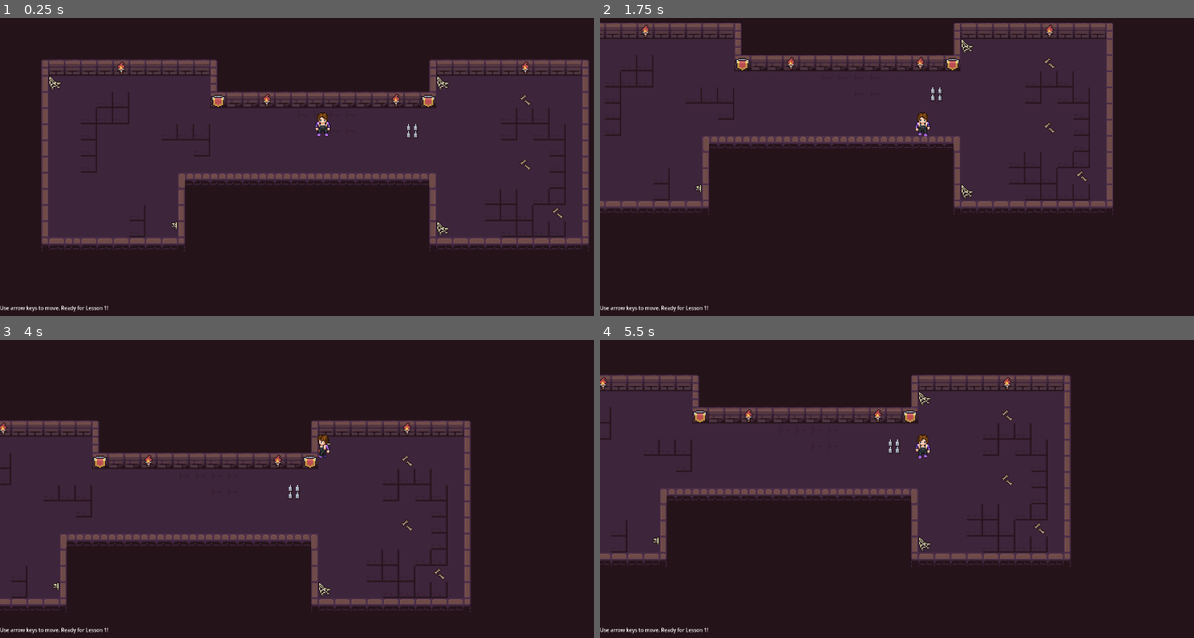
Above: before the commit, frames 1-4 (two rows, left to right).
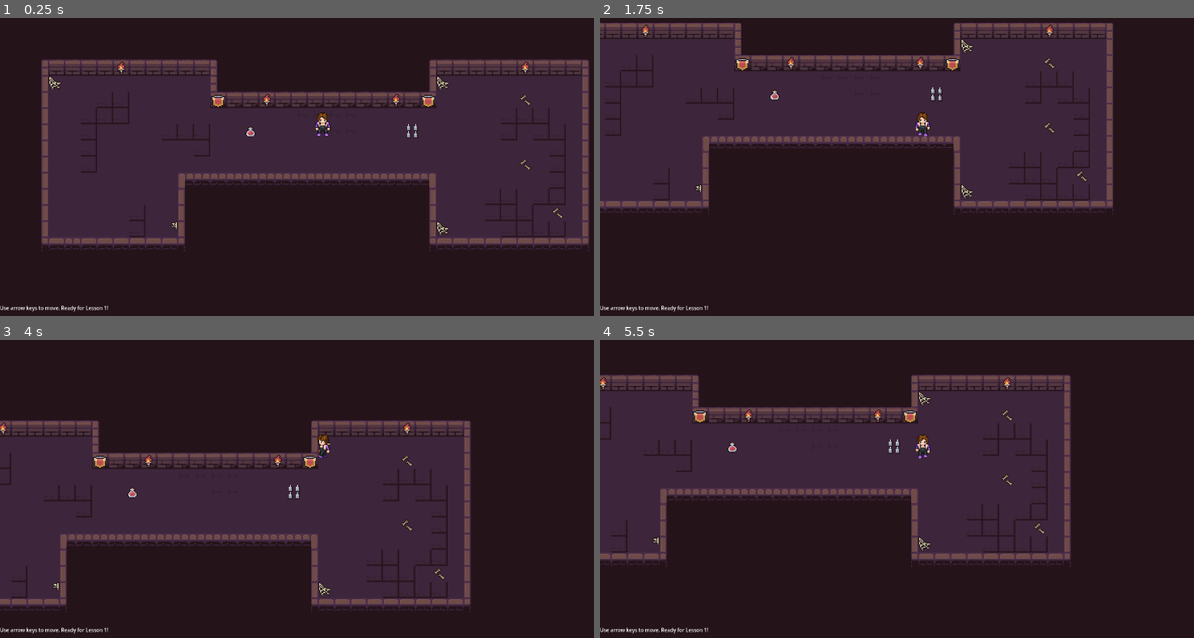
Above: after the commit, the same moments.

Repository: vanradoe/CS-3-4-Godot-Curriculum
Game: Godot game, scene res://scenes/main.tscn
Same seed, same stepped clock (60 frames per second), same inputs: the game is played once before the commit and once after it.
Inputs:
- Up to frame 1 (0.25 s): no input
- Up to frame 2 (1.75 s): tap Enter (ui_accept) at 0.5, 0.77, 1.52 s; hold Right (ui_right) 0.53-1.28 s; hold Down (ui_down) from 1.28 s (still down)
- Up to frame 3 (4 s): tap Enter (ui_accept) at 2, 3.02, 3.77 s; release Down (ui_down) at 2.03 s; hold Right (ui_right) 2.03-2.78 s; hold Up (ui_up) 2.78-3.53 s; hold Left (ui_left) from 3.53 s (still down)
- Up to frame 4 (5.5 s): tap Enter (ui_accept) at 4.25, 4.52, 5 s; release Left (ui_left) at 5.03 s; hold Down (ui_down) from 5.03 s (still down)

The runs differ from the first frame. In frame 1, less than 0.1% of the frame differs, in the area x 41-43%, y 36-41%; in frame 2, less than 0.1%; in frame 3, less than 0.1%; in frame 4, less than 0.1%.
Error in both runs: Invalid call. Nonexistent function 'gain_experience' in base 'CharacterBody2D (Player)'. (res://scripts/game_world.gd:51)

Commit message:
Added: health potion

Diff:
--- /dev/null
+++ b/scenes/health_potion.tscn
@@ -0,0 +1,113 @@
+[gd_scene load_steps=9 format=3 uid="uid://dv14m5ji5w7k0"]
+
+[ext_resource type="Script" uid="uid://draxyi2yul4g2" path="res://scripts/health_potion.gd" id="1_np0hw"]
+[ext_resource type="Texture2D" uid="uid://udxnr5kddbr5" path="res://assets/2D Pixel Dungeon Asset Pack/character and tileset/demonstration.png" id="2_gan2x"]
+
+[sub_resource type="AtlasTexture" id="AtlasTexture_1nwoc"]
+atlas = ExtResource("2_gan2x")
+region = Rect2(48, 176, 16, 16)
+
+[sub_resource type="SpriteFrames" id="SpriteFrames_mlk75"]
+animations = [{
+"frames": [{
+"duration": 1.0,
+"texture": SubResource("AtlasTexture_1nwoc")
+}],
+"loop": true,
+"name": &"new_animation",
+"speed": 5.0
+}]
+
+[sub_resource type="CircleShape2D" id="CircleShape2D_lwb0h"]
+radius = 6.0
+
+[sub_resource type="Animation" id="Animation_gan2x"]
+length = 0.001
+tracks/0/type = "value"
+tracks/0/imported = false
+tracks/0/enabled = true
+tracks/0/path = NodePath(".:rotation")
+tracks/0/interp = 1
+tracks/0/loop_wrap = true
+tracks/0/keys = {
+"times": PackedFloat32Array(0),
+"transitions": PackedFloat32Array(1),
+"update": 0,
+"values": [0.0]
+}
+tracks/1/type = "value"
+tracks/1/imported = false
+tracks/1/enabled = true
+tracks/1/path = NodePath(".:scale")
+tracks/1/interp = 1
+tracks/1/loop_wrap = true
+tracks/1/keys = {
+"times": PackedFloat32Array(0),
+"transitions": PackedFloat32Array(1),
+"update": 0,
+"values": [Vector2(1, 1)]
+}
+
+[sub_resource type="Animation" id="Animation_np0hw"]
+resource_name = "use"
+loop_mode = 2
+tracks/0/type = "value"
+tracks/0/imported = false
+tracks/0/enabled = true
+tracks/0/path = NodePath(".:rotation")
+tracks/0/interp = 1
+tracks/0/loop_wrap = true
+tracks/0/keys = {
+"times": PackedFloat32Array(0, 1),
+"transitions": PackedFloat32Array(2.2973945, 3.03143),
+"update": 0,
+"values": [0.0, 6.283185307179586]
+}
+tracks/1/type = "value"
+tracks/1/imported = false
+tracks/1/enabled = true
+tracks/1/path = NodePath(".:scale")
+tracks/1/interp = 1
+tracks/1/loop_wrap = true
+tracks/1/keys = {
+"times": PackedFloat32Array(0.4, 1),
+"transitions": PackedFloat32Array(1, 1),
+"update": 0,
+"values": [Vector2(1, 1), Vector2(0, 0)]
+}
+tracks/2/type = "method"
+tracks/2/imported = false
+tracks/2/enabled = true
+tracks/2/path = NodePath(".")
+tracks/2/interp = 1
+tracks/2/loop_wrap = true
+tracks/2/keys = {
+"times": PackedFloat32Array(1),
+"transitions": PackedFloat32Array(1),
+"values": [{
+"args": [],
+"method": &"queue_free"
+}]
+}
+
+[sub_resource type="AnimationLibrary" id="AnimationLibrary_1nwoc"]
+_data = {
+&"RESET": SubResource("Animation_gan2x"),
+&"disappear": SubResource("Animation_np0hw")
+}
+
+[node name="HealthPotion" type="Area2D"]
+script = ExtResource("1_np0hw")
+
+[node name="AnimatedSprite2D" type="AnimatedSprite2D" parent="."]
+sprite_frames = SubResource("SpriteFrames_mlk75")
+animation = &"new_animation"
+
+[node name="CollisionShape2D" type="CollisionShape2D" parent="."]
+shape = SubResource("CircleShape2D_lwb0h")
+
+[node name="AnimationPlayer" type="AnimationPlayer" parent="."]
+libraries = {
+&"": SubResource("AnimationLibrary_1nwoc")
+}
+speed_scale = 1.5
--- a/scenes/main.tscn
+++ b/scenes/main.tscn
@@ -1,9 +1,10 @@
-[gd_scene load_steps=5 format=4 uid="uid://cpcjxr26k8tgw"]
+[gd_scene load_steps=6 format=4 uid="uid://cpcjxr26k8tgw"]
 
 [ext_resource type="PackedScene" uid="uid://cqvpxnx2pwqhk" path="res://scenes/player.tscn" id="1_2j8vx"]
-[ext_resource type="Script" path="res://scripts/game_world.gd" id="2_3k9wy"]
+[ext_resource type="Script" uid="uid://bnk74kv0ariww" path="res://scripts/game_world.gd" id="2_3k9wy"]
 [ext_resource type="TileSet" uid="uid://wio17aw1fnr2" path="res://tilesets/dungeon.tres" id="3_fpihc"]
 [ext_resource type="PackedScene" uid="uid://clkh0aurm6cru" path="res://scenes/spike.tscn" id="4_j0bf8"]
+[ext_resource type="PackedScene" uid="uid://dv14m5ji5w7k0" path="res://scenes/health_potion.tscn" id="4_tbgi4"]
 
 [node name="Main" type="Node2D"]
 script = ExtResource("2_3k9wy")
@@ -25,6 +26,9 @@
 
 [node name="Spike" parent="Tilemap/StuffOnTop" instance=ExtResource("4_j0bf8")]
 position = Vector2(88, 8)
+
+[node name="HealthPotion" parent="Tilemap/StuffOnTop" instance=ExtResource("4_tbgi4")]
+position = Vector2(-72, 8)
 
 [node name="Player" parent="." instance=ExtResource("1_2j8vx")]
 
--- a/scripts/health_potion.gd
+++ b/scripts/health_potion.gd
@@ -6,30 +6,30 @@
 @export var auto_pickup: bool = true
 
 func _ready():
-    print("Health Potion created - heals " + str(heal_amount) + " HP")
-    # Connect the collision signal
-    body_entered.connect(_on_body_entered)
+	print("Health Potion created - heals " + str(heal_amount) + " HP")
+	# Connect the collision signal
+	body_entered.connect(_on_body_entered)
 
 func _on_body_entered(body):
-    # Check if it's the player
-    if body is Player:
-        print("Player found health potion!")
+	# Check if it's the player
+	if body is Player:
+		print("Player found health potion!")
 
-        # Try to heal the player (will work once they add heal method)
-        if body.has_method("heal"):
-            body.heal(heal_amount)
-            print("Player healed for " + str(heal_amount) + " HP!")
+		# Try to heal the player (will work once they add heal method)
+		if body.has_method("heal"):
+			body.heal(heal_amount)
+			print("Player healed for " + str(heal_amount) + " HP!")
 
-            # Remove the potion after use
-            if auto_pickup:
-                queue_free()
-        else:
-            print("Player doesn't have heal() method yet - coming in Lesson 2!")
+			# Remove the potion after use
+			if auto_pickup:
+				$AnimationPlayer.play("disappear")
+		else:
+			print("Player doesn't have heal() method yet - coming in Lesson 2!")
 
 func use_potion(player: Player):
-    """Alternative method for manual potion use"""
-    if player.has_method("heal"):
-        player.heal(heal_amount)
-        queue_free()
-        return true
-    return false
+	"""Alternative method for manual potion use"""
+	if player.has_method("heal"):
+		player.heal(heal_amount)
+		$AnimationPlayer.play("disappear")
+		return true
+	return false
